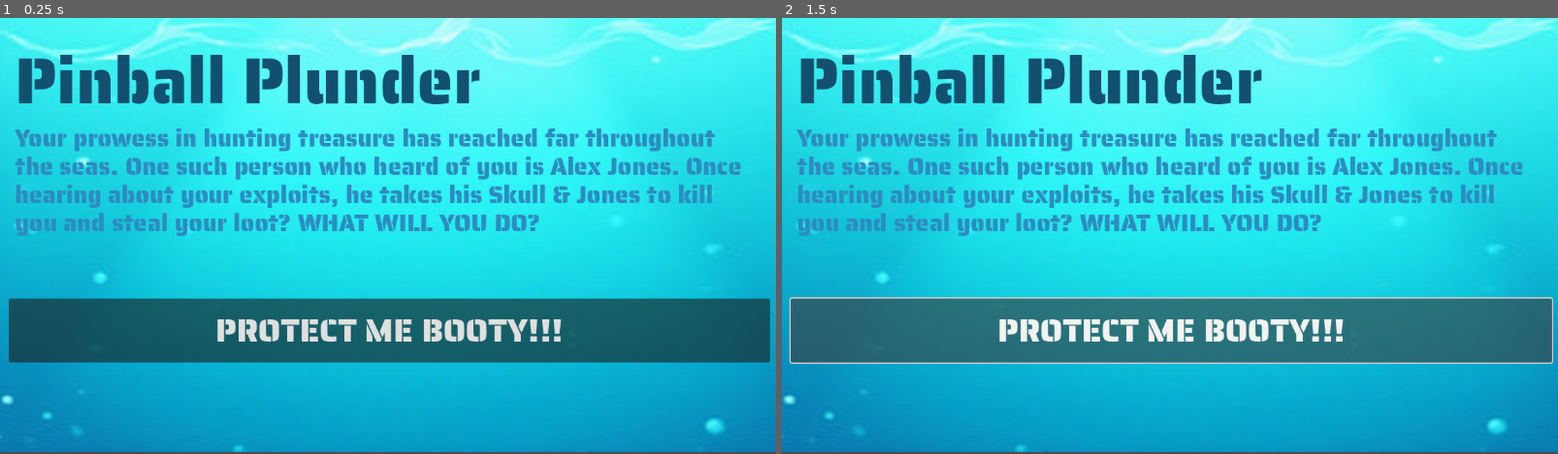
Above: before the commit, frames 1-2 (left to right).
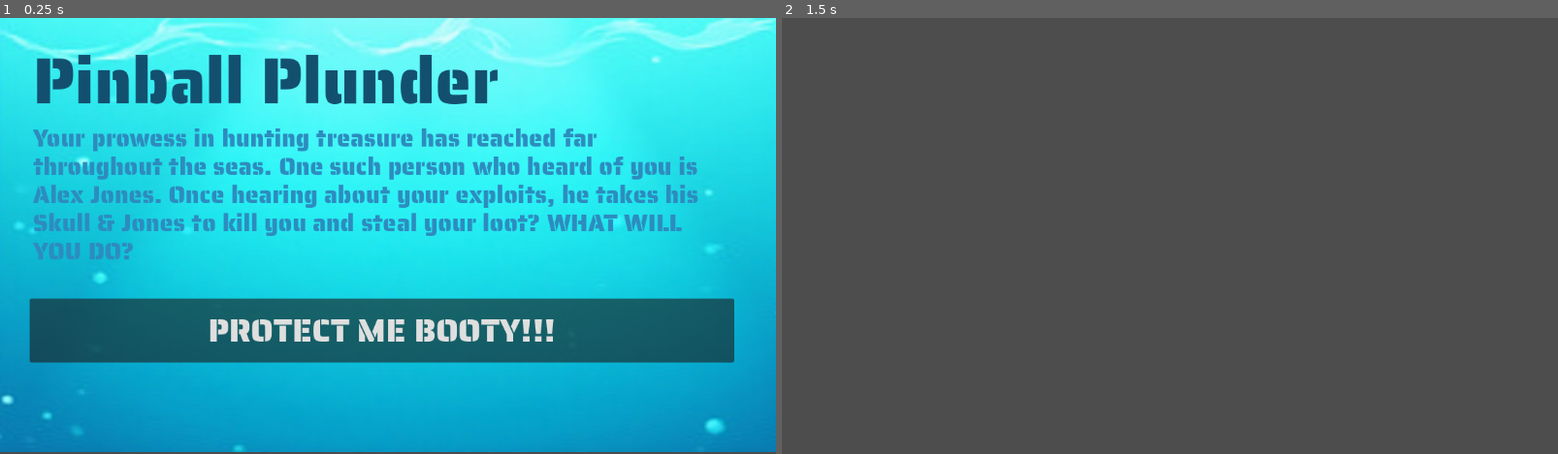
Above: after the commit, the same moments.

Repository: amodhakal/pinball-plunder
Game: Godot game, scene res://scenes/Title.tscn
Same seed, same stepped clock (60 frames per second), same inputs: the game is played once before the commit and once after it.
Inputs (mouse positions are in pixels of both pictures, inside the frame that each line leads up to):
- Up to frame 1 (0.25 s): no input
- Up to frame 2 (1.5 s): click "PROTECT ME BOOTY!!!" at 0.5 s; click (1170, 331) at 1.25 s, where only the run before the commit has a clickable "PROTECT ME BOOTY!!!"

The runs differ from the first frame. In frame 1, 13% of the frame differs, in the area x 1-100%, y 8-80%; in frame 2, 100%, in the area x 0-100%, y 0-100%.

Commit message:
Added game level

Diff:
--- /dev/null
+++ b/scenes/Game.tscn
@@ -0,0 +1,3 @@
+[gd_scene format=3 uid="uid://clo5ro7xhnnkh"]
+
+[node name="Game" type="Node2D"]
--- a/scenes/Title.tscn
+++ b/scenes/Title.tscn
@@ -1,6 +1,7 @@
-[gd_scene load_steps=5 format=3 uid="uid://t8kyem7v2sta"]
+[gd_scene load_steps=6 format=3 uid="uid://t8kyem7v2sta"]
 
 [ext_resource type="Texture2D" uid="uid://dcqt8bqykipxn" path="res://assets/background.png" id="1_xe2v2"]
+[ext_resource type="Script" path="res://scripts/title.gd" id="1_xf4ku"]
 [ext_resource type="FontFile" uid="uid://ccxcgubjyyj7l" path="res://fonts/SairaStencilOne-Regular.ttf" id="2_axx4e"]
 
 [sub_resource type="LabelSettings" id="LabelSettings_qwb5s"]
@@ -16,6 +17,7 @@
 
 [node name="Title" type="Node2D"]
 clip_children = 1
+script = ExtResource("1_xf4ku")
 
 [node name="Background" type="Sprite2D" parent="."]
 position = Vector2(577, 317.5)
@@ -23,19 +25,19 @@
 texture = ExtResource("1_xe2v2")
 
 [node name="Title" type="Label" parent="."]
-offset_left = 6.0
+offset_left = 33.0
 offset_top = 18.0
-offset_right = 730.0
+offset_right = 757.0
 offset_bottom = 170.0
 text = "Pinball Plunder"
 label_settings = SubResource("LabelSettings_qwb5s")
 horizontal_alignment = 1
 
 [node name="Subtitle" type="Label" parent="."]
-offset_left = 22.0
+offset_left = 49.0
 offset_top = 150.0
-offset_right = 1127.0
-offset_bottom = 333.0
+offset_right = 1087.0
+offset_bottom = 375.0
 text = "Your prowess in hunting treasure has reached far throughout the seas. One such person who heard of you is Alex Jones. Once hearing about your exploits, he takes his Skull & Jones to kill you and steal your loot? WHAT WILL YOU DO?"
 label_settings = SubResource("LabelSettings_bybcu")
 autowrap_mode = 2
@@ -45,12 +47,14 @@
 anchor_left = 1.0
 anchor_right = 1.0
 anchor_bottom = 1.0
-offset_left = 13.0
+offset_left = 44.0
 offset_top = 417.0
-offset_right = 1143.0
+offset_right = 1090.0
 offset_bottom = 512.0
 grow_horizontal = 0
 grow_vertical = 2
 theme_override_fonts/font = ExtResource("2_axx4e")
 theme_override_font_sizes/font_size = 48
 text = "PROTECT ME BOOTY!!!"
+
+[connection signal="pressed" from="Play" to="." method="_on_play_pressed"]
--- /dev/null
+++ b/scripts/title.gd
@@ -0,0 +1,18 @@
+extends Node2D
+
+var gameLvl = "res://scenes/Game.tscn"
+@onready var playBtn = $Play
+
+# Called when the node enters the scene tree for the first time.
+func _ready() -> void:
+	pass # Replace with function body.
+
+
+# Called every frame. 'delta' is the elapsed time since the previous frame.
+func _process(delta: float) -> void:
+	pass
+
+# Go to the Game
+func _on_play_pressed() -> void:
+	get_tree().change_scene_to_file(gameLvl)
+	pass
